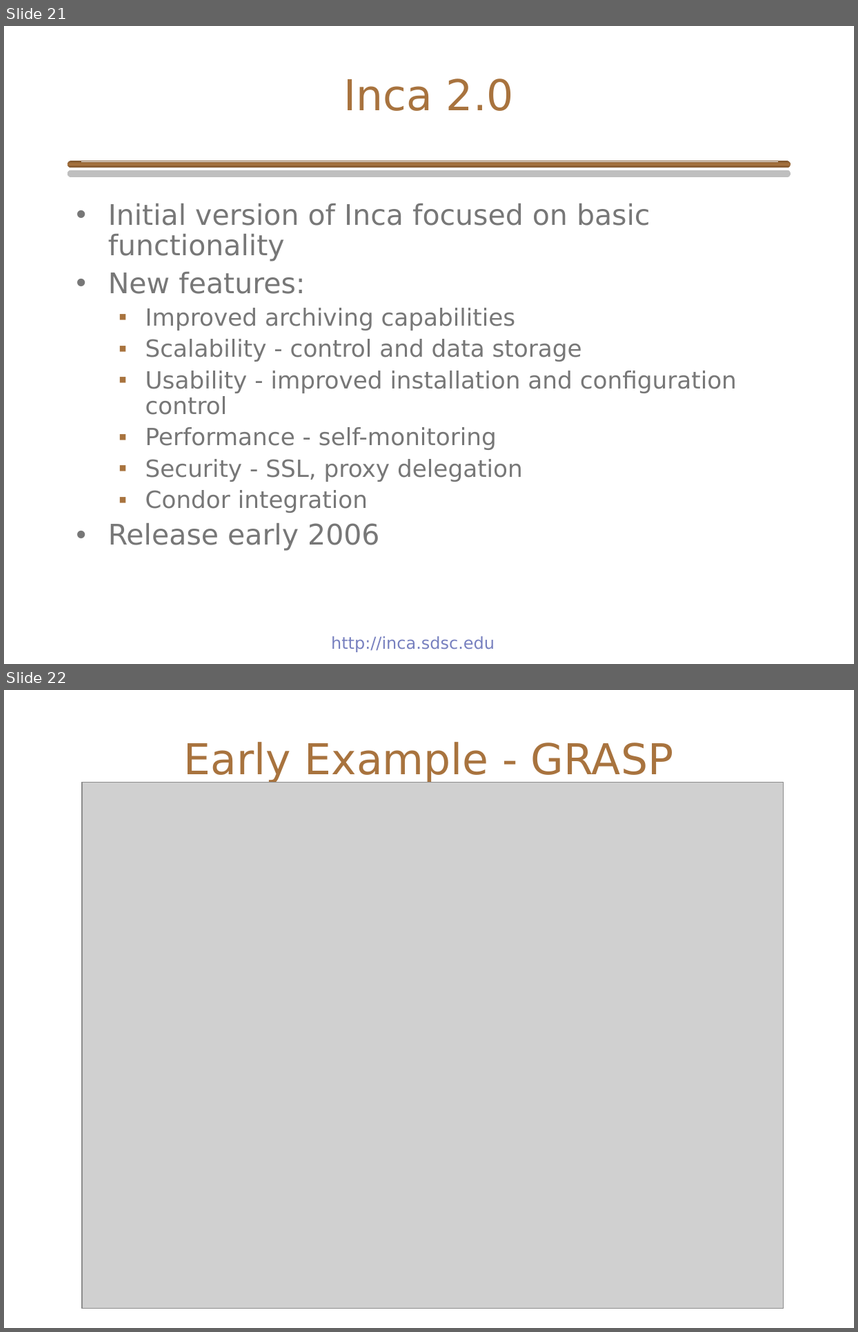
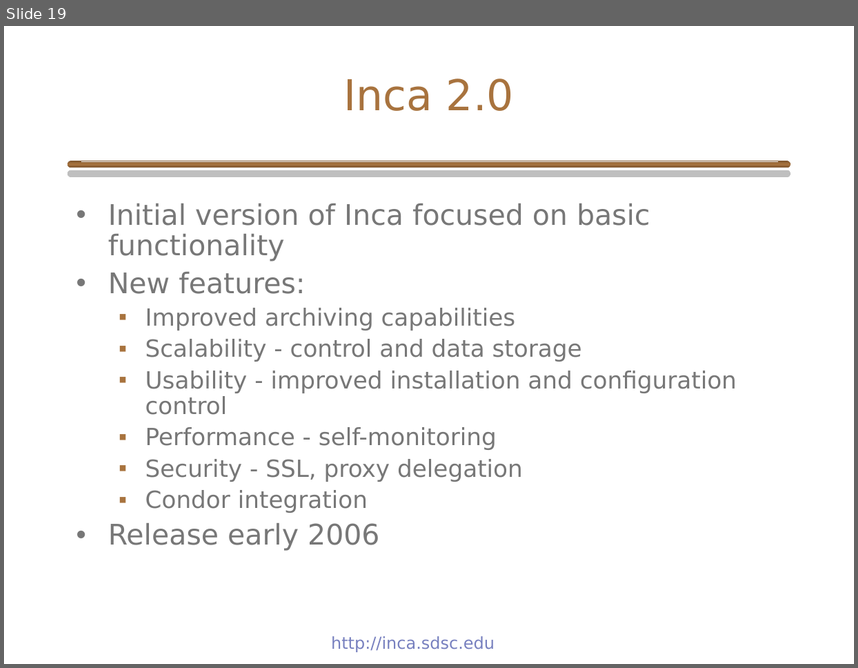
Before and after one commit to IncaProject/inca-xsede, a slide deck: talks/inca_sc05.ppt. Shown one above the other, each under a label of ours: slides 21 and 22 before the commit, slide 19 after it. The pictures are 858x1332 and 858x668 pixels, drawn with LibreOffice and Linux fonts; fonts in the diff are those of the drawing; grey boxes stand for pictures; background and template pictures are left out. Boxes give left, top, right and bottom in pixels: in the first picture for what was removed or moved away, otherwise in the second. Text is boxed around its words. In the diff, an @@ line names an element or a change of style, - is before the commit and + after.

```diff
--- a/talks/inca_sc05.ppt
+++ b/talks/inca_sc05.ppt
@@ slide 22 removed at (4, 690, 854, 1328), background #FFFFFF @@
@@ title removed at (184, 742, 673, 783) @@
-Early Example - GRASP
@@ picture removed at (82, 788, 755, 1292) @@
@@ picture removed at (82, 782, 784, 1308) @@
@@ what was slide 21 is now slide 19 @@
```
Also in this commit, not shown: 10 slides changed, 3 slides added, 1 other slide removed.
